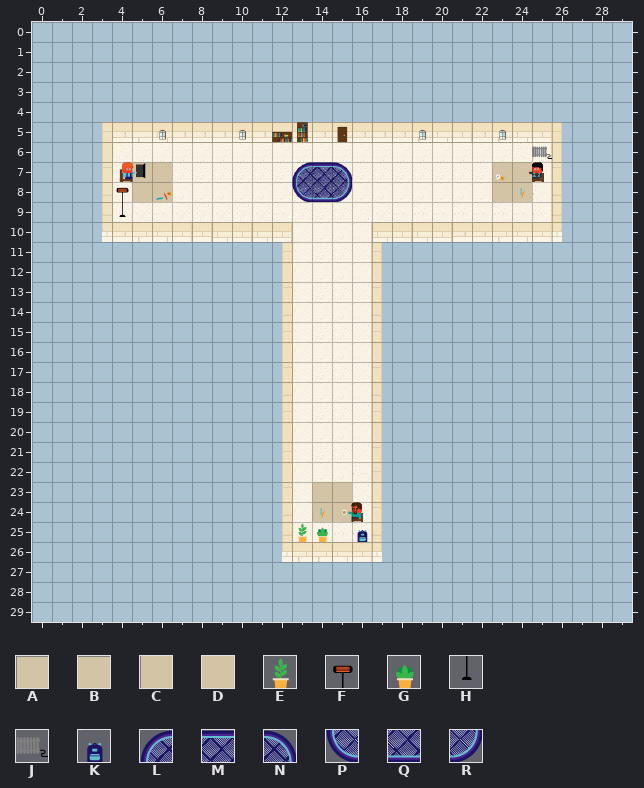
Tiled map, stored at Assets/Tiled/FlameJam/Level 1 (T-shaped)/Level 1.tmx. Above, as it was before the edit.
Cells are 32x32 px. Shown: x 0..29, y 0..29.
Key: from "Assets": A 0, B 1, C 8, D 9, E 174, F 176, G 183, H 184, J 186, K 199, L 213, M 214, N 215, P 221, Q 222, R 223.
_ is an empty cell.
Layers that did not change in this view are not listed.
Layer "Tables & objects" before, first column x 0:
 0 ______________________________
 1 ______________________________
 2 ______________________________
 3 ______________________________
 4 ______________________________
 5 ______________________________
 6 _________________________J____
 7 _____AB______LMN_______AB_____
 8 ____FCD______PQR_______CD_____
 9 ____H_________________________
10 ______________________________
11 ______________________________
12 ______________________________
13 ______________________________
14 ______________________________
15 ______________________________
16 ______________________________
17 ______________________________
18 ______________________________
19 ______________________________
20 ______________________________
21 ______________________________
22 ______________________________
23 ______________AB______________
24 ______________CD______________
25 _____________EG_K_____________
26 ______________________________
27 ______________________________
28 ______________________________
29 ______________________________
The result:
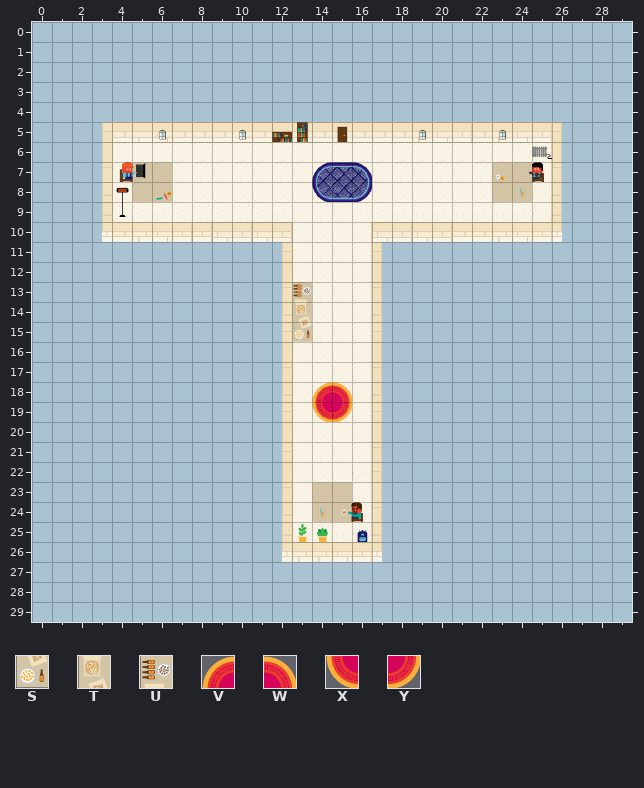
Further tiles: from "Assets": S 193 turned 270, T 194 turned 270, U 195 turned 270, V 210, W 211, X 218, Y 219.
From old to new:
Changed rows in their new state; . is an unchanged cell.
Layer "Tables & objects":
first column x 13:
 7 _LMN
 8 _PQR
first column x 13:
13 U..
14 T..
15 S..
18 .VW
19 .XY
Changed places in both pictures, as pixel boxes (x1, y1, x2, y2):
changed: (292, 162, 372, 202)
added: (292, 282, 312, 342)
added: (312, 382, 352, 422)
